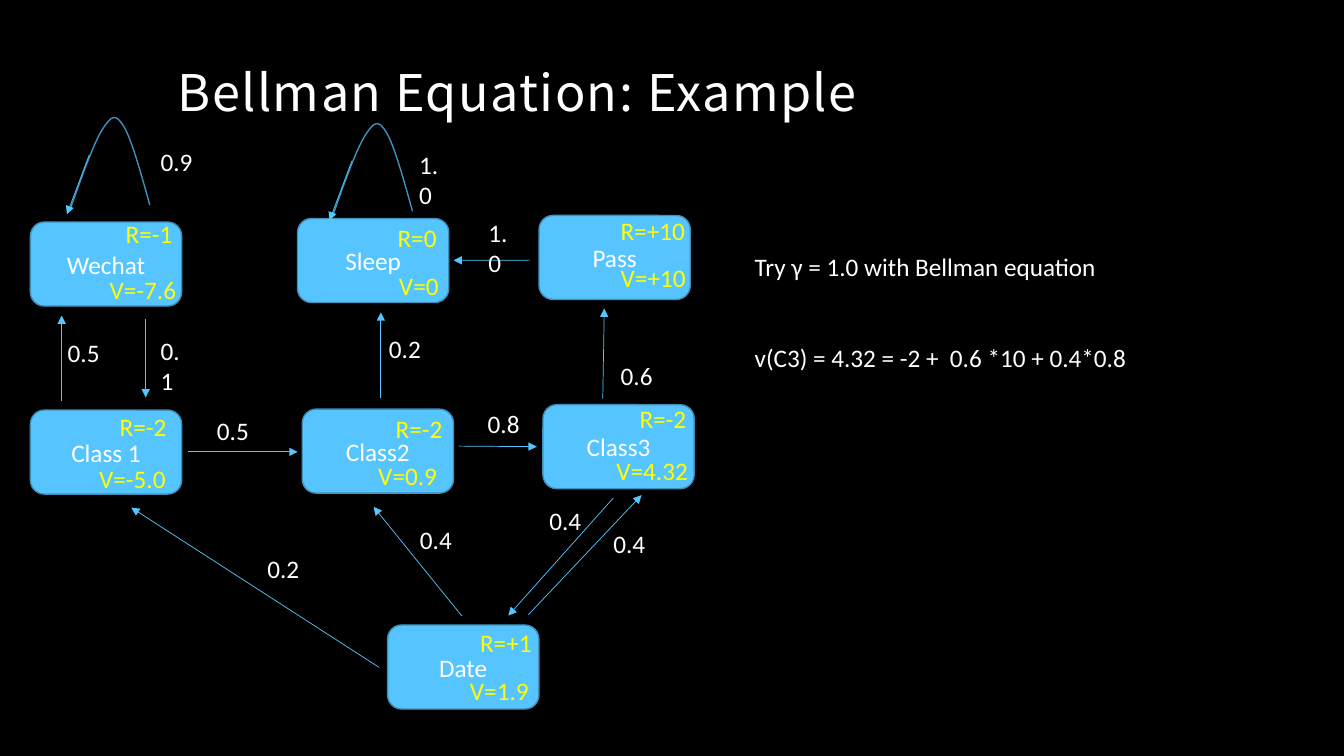
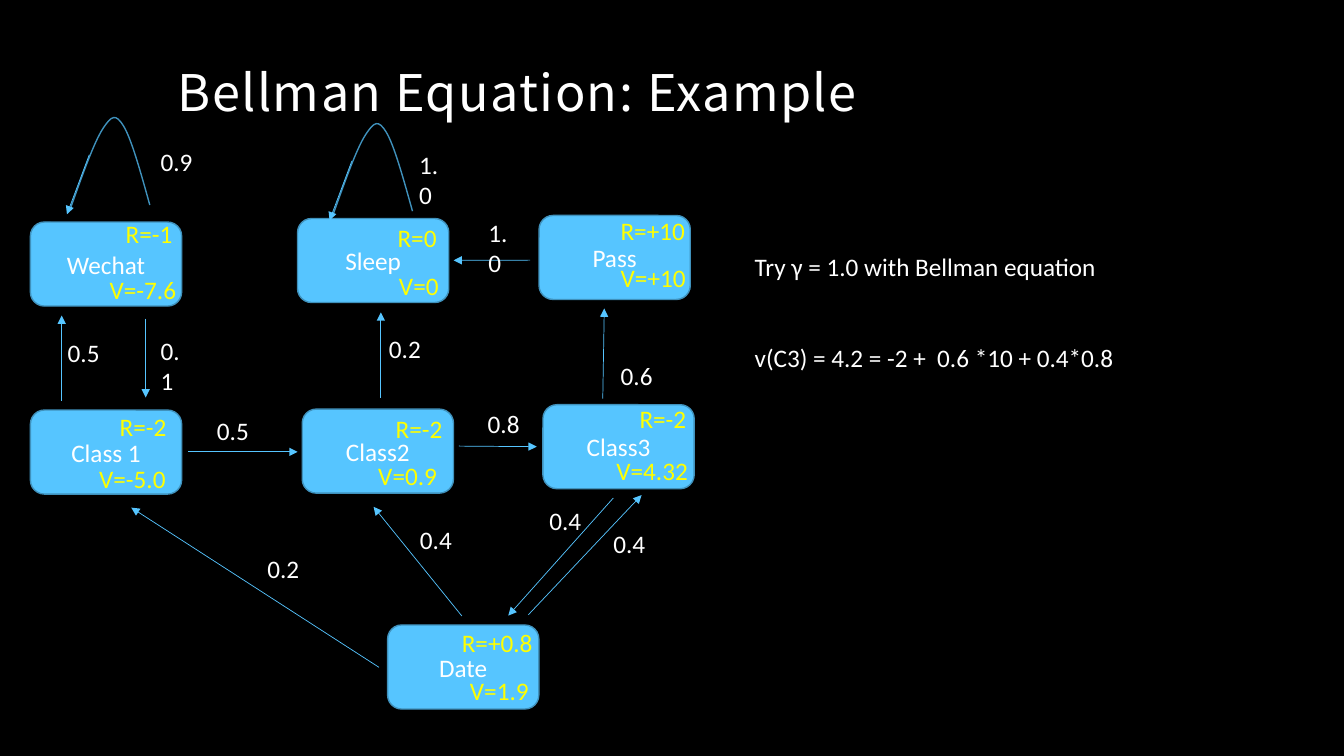
Before and after one commit to MacgyverLin/VintageComputer, a slide deck: slide 20 of Speech/Reinforcement Learning 2.pptx. Drawn at 1344x756 pixels with LibreOffice and Linux fonts; fonts in the diff are those of the drawing; background and template pictures are left out. Boxes give left, top, right and bottom in pixels: in the first picture for what was removed or moved away, otherwise in the second. Text is boxed around its words. In the diff, an @@ line names an element or a change of style, - is before the commit and + after.

```diff
--- a/Speech/Reinforcement Learning 2.pptx
+++ b/Speech/Reinforcement Learning 2.pptx
@@ text at [755, 348, 1113, 371]: text changed @@
-v(C3) = 4.32 = -2 + 0.6 *10 + 0.4*0.8
+v(C3) = 4.2 = -2 + 0.6 *10 + 0.4*0.8
@@ text at [462, 634, 533, 652]: text changed @@
-R=+1
+R=+0.8
```
Also in this commit, not shown: 7 other slides changed, 16 slides added.
